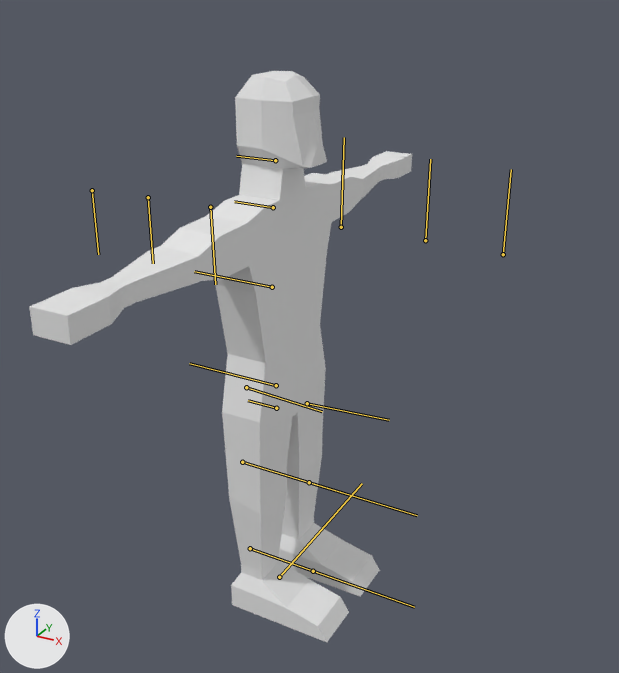
The FBX model BunchesProject/Assets/FBX/Human.fbx, before and after one commit.
Both versions are drawn from a 50 mm lens placed at (0.014, -0.0231, 0.0221), pointed at (0.0019, -0.001, 0.0111). Every picture has the same lights, and +X, +Y and +Z are marked at lower left. The bones that bend it are drawn over the model as lines.

In view in the first picture: 'HumanMesh'.
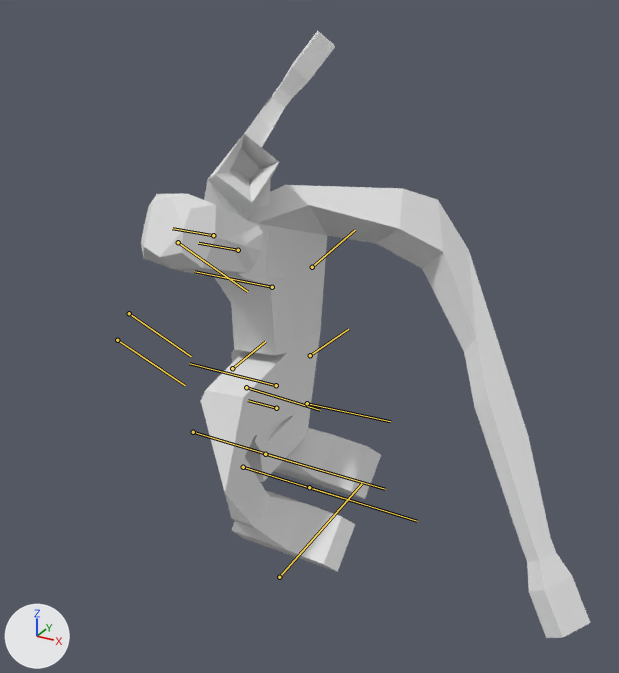
The newer file adds an action. The first version stands in its rest pose; the second is drawn at frame 1 of the action 'Zapped'.

Boxes [x1, y1, x2, y2] around the edits, measured in the pictures (619 x 673 px):
'HumanMesh', posed (17% wider, 6% taller)
    before: [29, 71, 412, 642]
    after: [141, 31, 590, 638]
bone 'Neck', root to tip
    before: (273, 207) to (234, 201)
    after: (238, 250) to (198, 243)
bone 'UArm_r', root to tip
    before: (210, 207) to (215, 284)
    after: (178, 242) to (247, 291)
bone 'LArm_r', root to tip
    before: (148, 197) to (153, 263)
    after: (129, 313) to (191, 356)
bone 'UArm_l', root to tip
    before: (341, 227) to (344, 137)
    after: (312, 267) to (355, 230)
bone 'LArm_l', root to tip
    before: (425, 240) to (430, 159)
    after: (310, 355) to (348, 329)
bone 'ULeg_r', root to tip
    before: (246, 387) to (322, 411)
    after: (246, 387) to (320, 410)
bone 'LLeg_r', root to tip
    before: (242, 462) to (342, 492)
    after: (193, 432) to (301, 464)
bone 'ULeg_l', root to tip
    before: (307, 403) to (389, 420)
    after: (307, 403) to (390, 421)
bone 'LLeg_l', root to tip
    before: (309, 482) to (417, 515)
    after: (265, 454) to (385, 489)

The edits, one by one:
Bone 'Chest' (bone_chest) turns from (0, 0, 0) to (0, -50, 0) degrees about its own x, y and z.
Bone 'Neck' (bone_neck) turns from (0, 0, 0) to (0, -15, 0) degrees about its own x, y and z.
Bone 'UArm_r' (bone_uarm_r) turns from (0, 0, 0) to (45, -75, 0) degrees about its own x, y and z.
Bone 'LArm_r' (bone_larm_r) turns from (0, 0, 0) to (0, -65, 0) degrees about its own x, y and z.
Bone 'UArm_l' (bone_uarm_l) turns from (0, 0, 0) to (-45, -75, 0) degrees about its own x, y and z.
Bone 'LArm_l' (bone_larm_l) turns from (0, 0, 0) to (0, -65, 0) degrees about its own x, y and z.
Bone 'ULeg_r' (bone_uleg_r) turns from (0, 0, 0) to (18, -79, -16) degrees about its own x, y and z.
Bone 'LLeg_r' (bone_lleg_r) turns from (0, 0, 0) to (0, 120, 0) degrees about its own x, y and z.
Bone 'ULeg_l' (bone_uleg_l) turns from (0, 0, 0) to (-18, -79, 16) degrees about its own x, y and z.
Bone 'LLeg_l' (bone_lleg_l) turns from (0, 0, 0) to (0, 120, 0) degrees about its own x, y and z.
